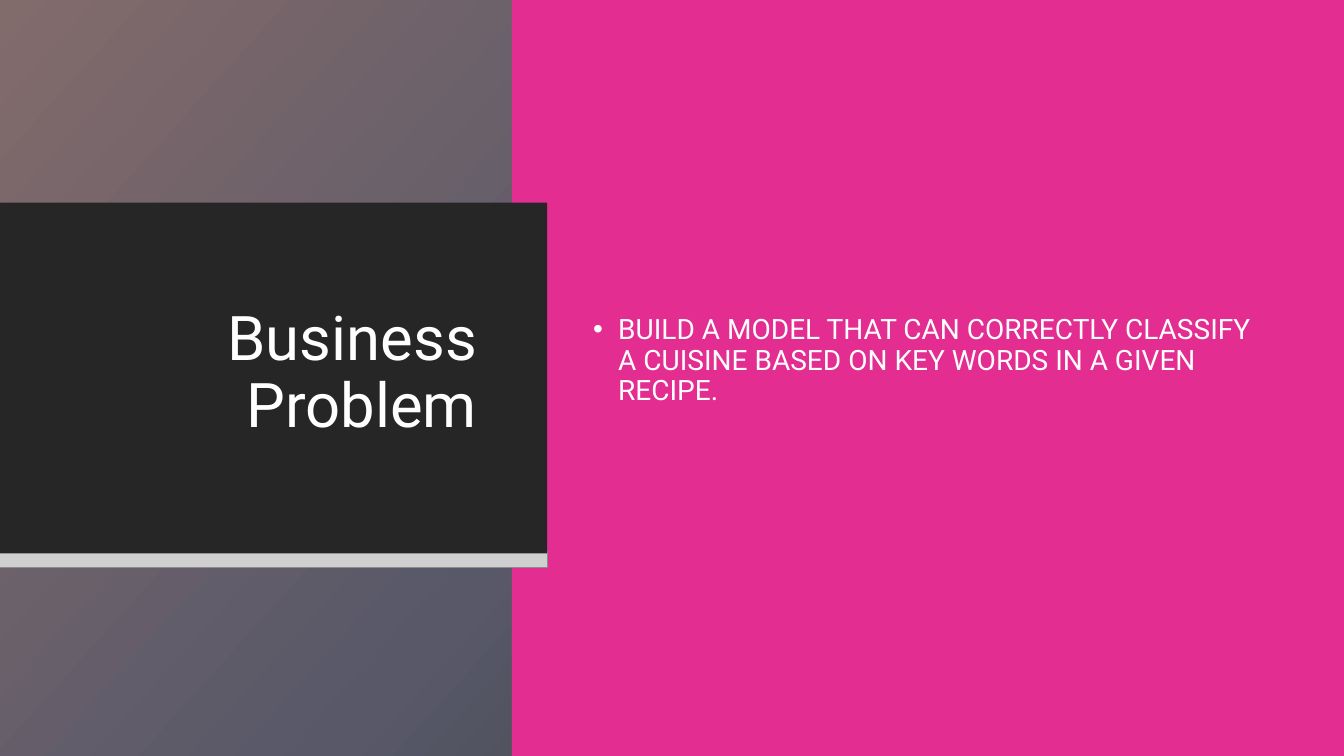
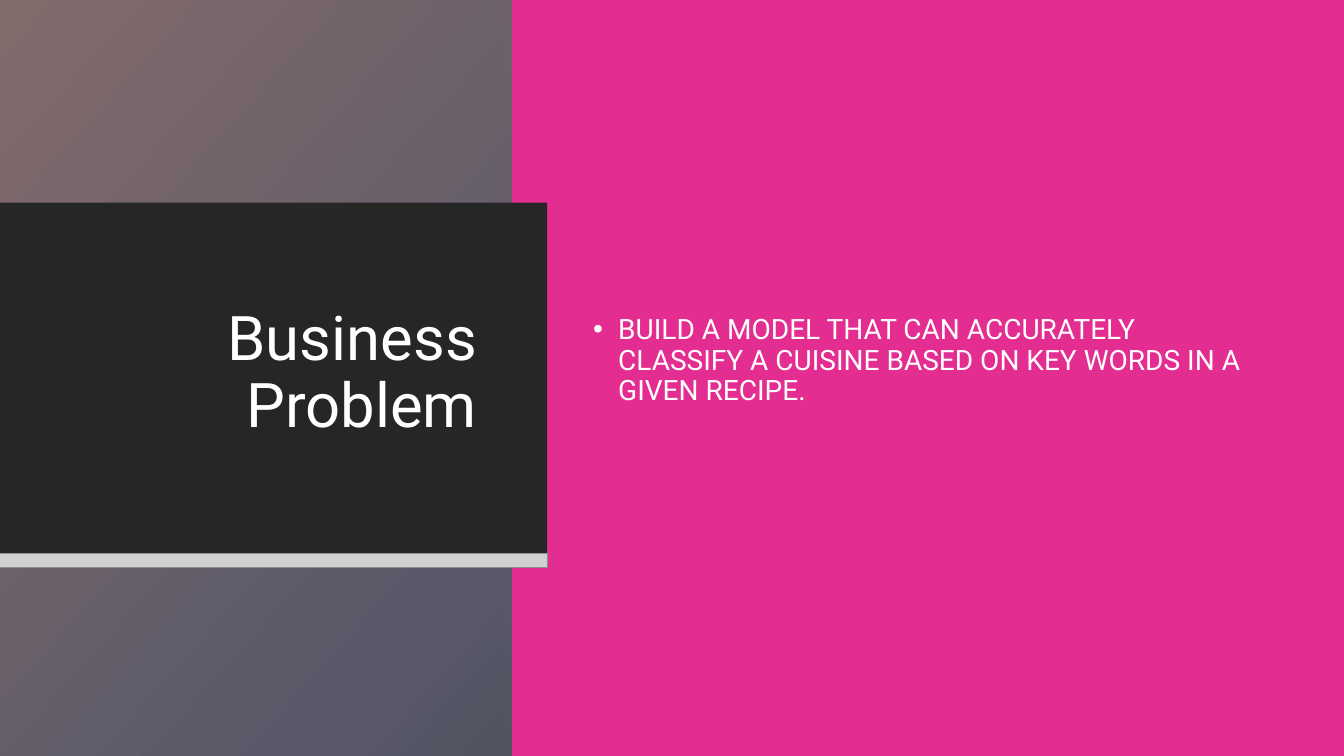
Before and after one commit to aamoeji04/Cuisine_Classification_Capstone, a slide deck: slide 4 of Cuisine_Classification.pptx. Drawn at 1344x756 pixels with LibreOffice and Linux fonts; fonts in the diff are those of the drawing; grey boxes stand for pictures; background and template pictures are left out. Boxes give left, top, right and bottom in pixels: in the first picture for what was removed or moved away, otherwise in the second. Text is boxed around its words. In the diff, an @@ line names an element or a change of style, - is before the commit and + after.

```diff
--- a/Cuisine_Classification.pptx
+++ b/Cuisine_Classification.pptx
@@ text at (618, 319, 1240, 401): text changed @@
-• BUILD A MODEL THAT CAN CORRECTLY CLASSIFY A CUISINE BASED ON KEY WORDS IN A GIVEN RECIPE.
+• BUILD A MODEL THAT CAN ACCURATELY CLASSIFY A CUISINE BASED ON KEY WORDS IN A GIVEN RECIPE.
```
Also in this commit, not shown: 3 other slides changed, 4 other files.
